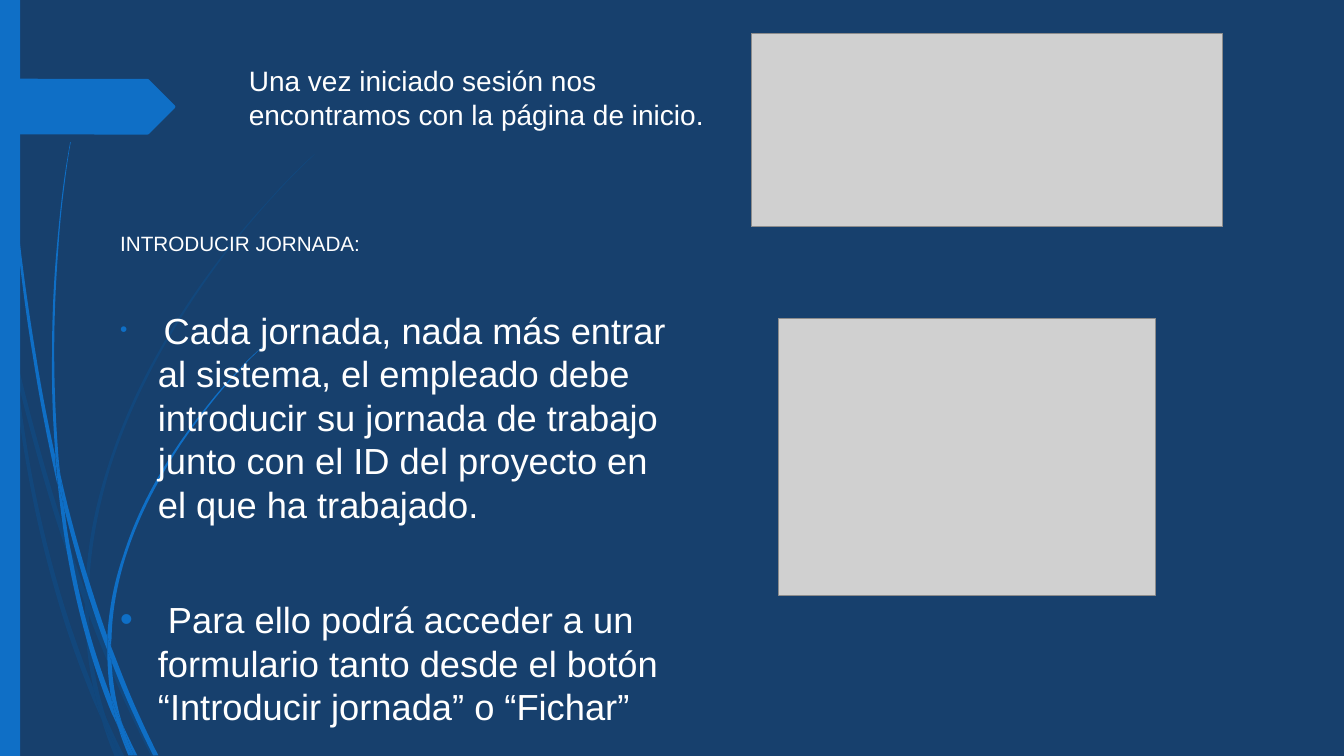
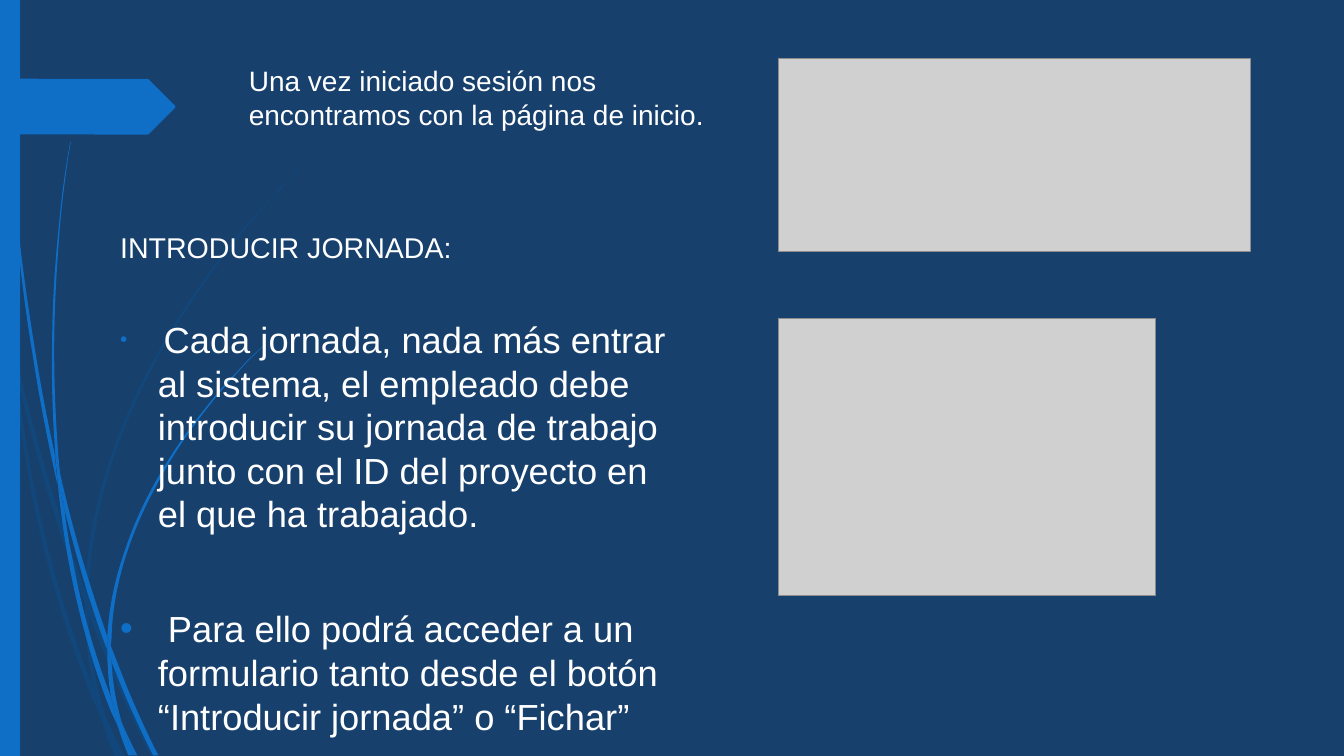
Before and after one commit to albertogmdev/ProyectoWebC-S, a slide deck: slide 15 of Presentación Web.pptx. Drawn at 1344x756 pixels with LibreOffice and Linux fonts; fonts in the diff are those of the drawing; grey boxes stand for pictures. Boxes give left, top, right and bottom in pixels: in the first picture for what was removed or moved away, otherwise in the second. Text is boxed around its words. In the diff, an @@ line names an element or a change of style, - is before the commit and + after.

```diff
--- a/Presentación Web.pptx
+++ b/Presentación Web.pptx
@@ picture: place and size @@
-picture at (751, 33, 1223, 227)
+picture at (779, 58, 1251, 252)
@@ text at (120, 238, 451, 259): size 14.8 to 20.4 pt in "INTRODUCIR JORNADA:" @@
```
Also in this commit, not shown: 15 other slides changed.
